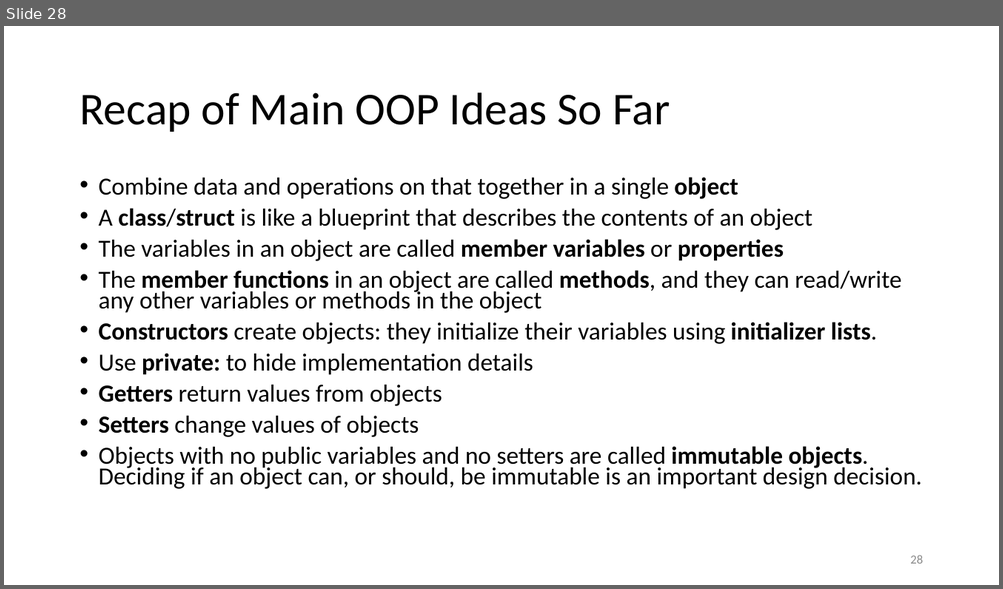
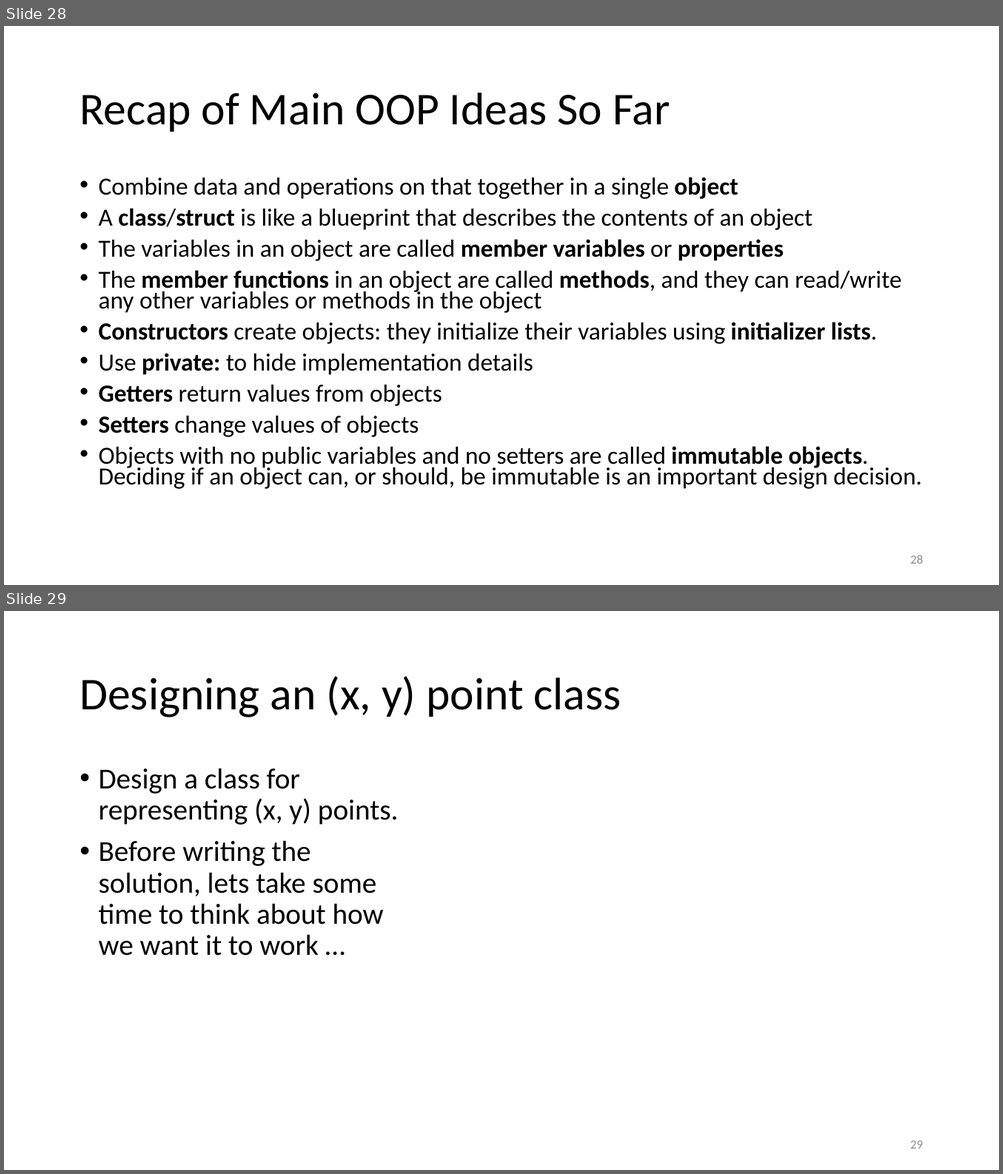
Before and after one commit to tjd1234/cmpt135spring2024, a slide deck: sample_code/week5/week5_cmpt135.pptx. Shown one above the other, each under a label of ours: slide 28 before the commit, slides 28 and 29 after it. The pictures are 1003x589 and 1003x1174 pixels, drawn with LibreOffice and Linux fonts; fonts in the diff are those of the drawing. Boxes give left, top, right and bottom in pixels: in the first picture for what was removed or moved away, otherwise in the second. Text is boxed around its words. In the diff, an @@ line names an element or a change of style, - is before the commit and + after.

```diff
--- a/sample_code/week5/week5_cmpt135.pptx
+++ b/sample_code/week5/week5_cmpt135.pptx
@@ slide 29 added at (4,611,999,1170), background #FFFFFF @@
@@ title added at (79,676,621,718), 44 pt, text #000000 @@
+Designing an (x, y) point class
@@ text added at (99,768,398,956), 28 pt, text #000000 @@
+• Design a class for representing (x, y) points.
+• Before writing the solution, lets take some time to think about how we want it to work …
@@ page number added at (910,1141,922,1149), 12 pt, text #8C8C8C @@
+29
```
Also in this commit, not shown: 29 other slides added.
